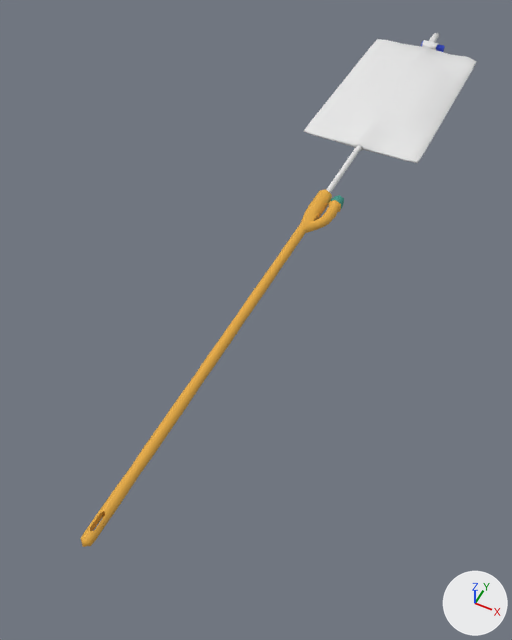
The FBX model care-up/Assets/_Models/CWB_inner_open_Bladder.fbx as it was, and as the next commit left it.
Camera for both pictures: a 50 mm camera at (0.238, -0.661, 0.555) aimed at (-0.016, -0.153, -0.08). The axes (+X, +Y, +Z) are drawn at lower right. The lights are the same throughout. Mesh edges are drawn as thin lines on the coarser meshes. Where no turn or scale is listed for an object, it has been applied to the vertices.

Names of what the first picture shows: 'catheter', 'catheter_bag'.
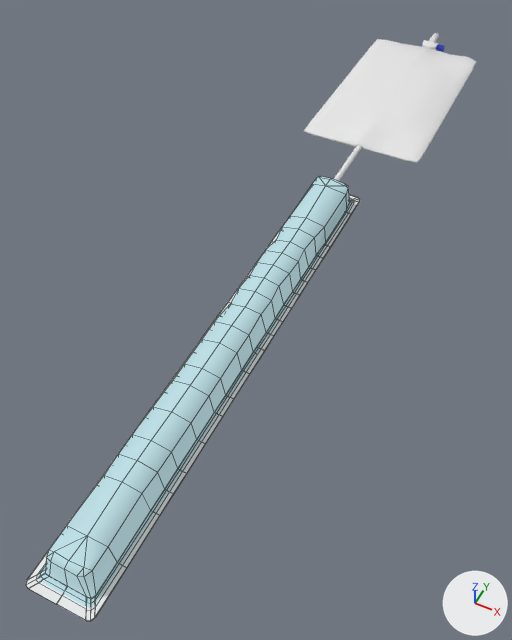
Changed parts and their boxes (x1, y1, x2, y2) in the pictures (512 x 640 px):
'catOuter', added (cyan): after (38, 176, 354, 608)
'catCover', added: after (26, 195, 360, 621)
'catheter', unchanged, covered by the edit: before (81, 189, 344, 547)

The change, as a list of edits to the scene's bpy script:
```text
Add mat_material_001:
    mat_material_001 = principled_material('Material.001')
    mat_material_001.base_color = (0.8, 0.8, 0.8)  # white #e7e7e7
    mat_material_001.roughness = 0.69
Add mat_material:
    mat_material = principled_material('Material')
    mat_material.base_color = (0.508, 0.745, 0.8)  # cyan #bde0e7
    mat_material.roughness = 0.69
Add me_plane_018:
    me_plane_018.from_pydata(...)  # 236 vertices, 234 faces; spans x -0.025..0.041, y -0.308..0.272, z -0.011..-0.01
    me_plane_018.materials.append(mat_material_001)  # its picture is missing
Add me_plane_001:
    me_plane_001.from_pydata(...)  # 224 vertices, 204 faces; spans x -0.021..0.037, y -0.301..0.267, z -0.011..0.021
    me_plane_001.materials.append(mat_material)  # cyan #bde0e7
Add ob_catcover:
    ob_catcover = bpy.data.objects.new('catCover', me_plane_018)
    ob_catcover.location = (-0.003, -0.238, 0.0)
Add ob_catouter:
    ob_catouter = bpy.data.objects.new('catOuter', me_plane_001)
    ob_catouter.location = (-0.003, -0.238, 0.0)
```
